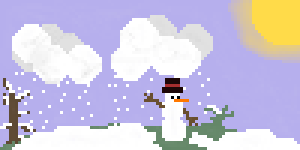
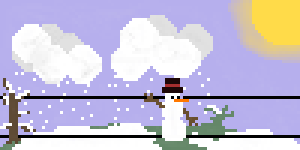
Before/after of a w=300, h=150 layered artwork. What changed in the layer stack:
painted on "Background" over [0, 96, 300, 138]
